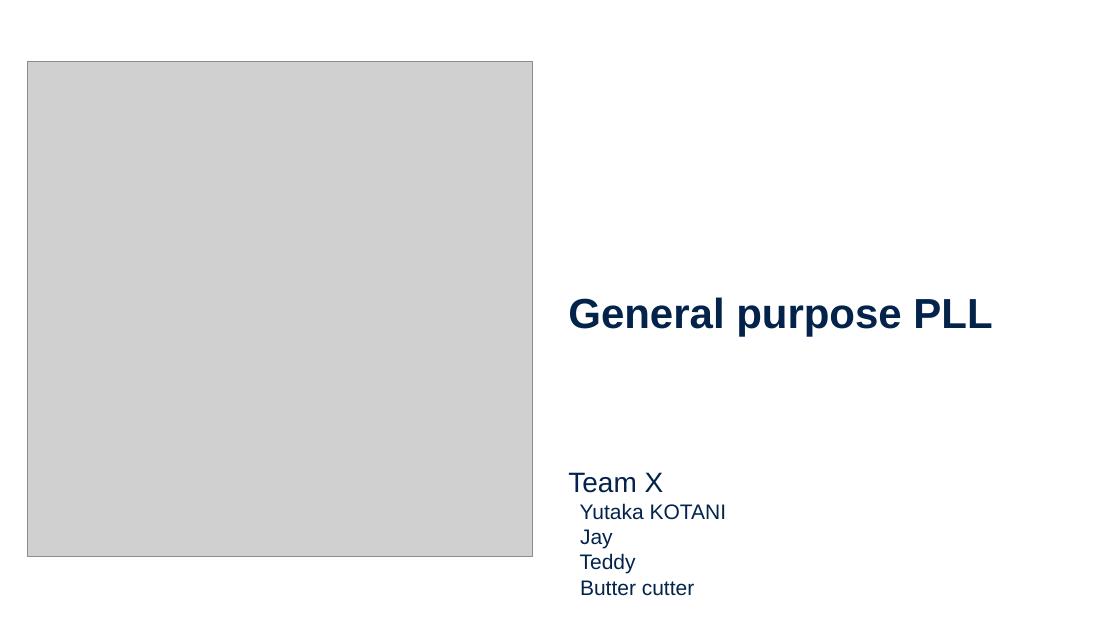
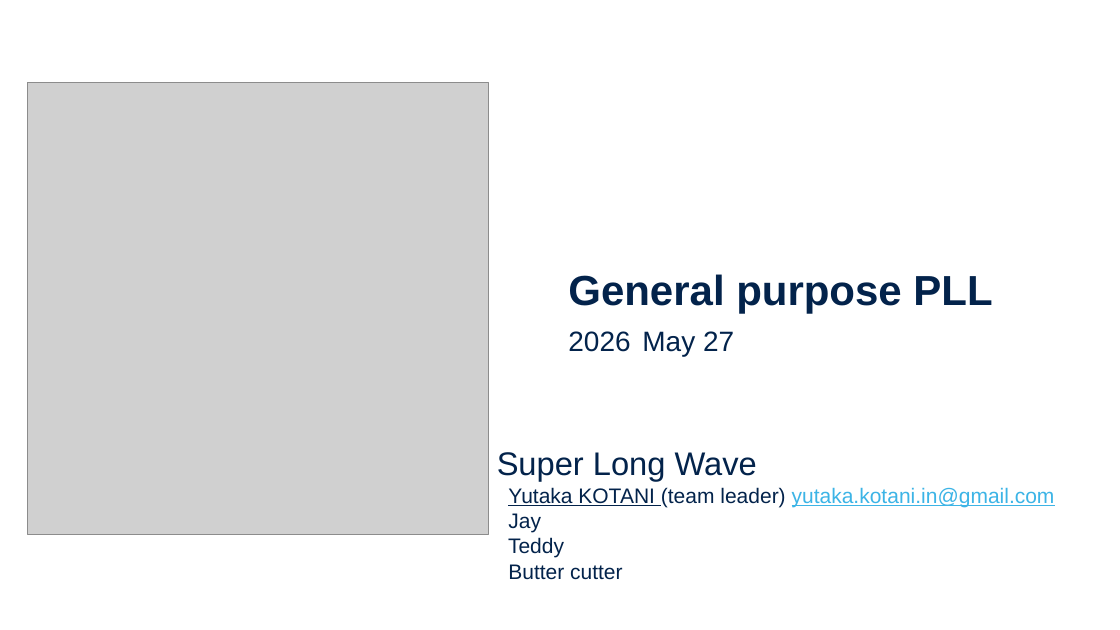
Before and after one commit to yutaka-kotani-stj/2026_sscs_gf180, a slide deck: slide 1 of proposal/proposal.pptx. Drawn at 1120x630 pixels with LibreOffice and Linux fonts; fonts in the diff are those of the drawing; grey boxes stand for pictures. Boxes give left, top, right and bottom in pixels: in the first picture for what was removed or moved away, otherwise in the second. Text is boxed around its words. In the diff, an @@ line names an element or a change of style, - is before the commit and + after.

```diff
--- a/proposal/proposal.pptx
+++ b/proposal/proposal.pptx
@@ picture: place and size @@
-picture at box(28, 61, 533, 556)
+picture at box(28, 82, 489, 534)
@@ title at box(568, 274, 992, 356): text changed @@
-General purpose PLL
+General purpose PLL
+2026 May 27
@@ subtitle at box(497, 452, 1055, 580): text changed @@
-Team X
-Yutaka KOTANI
-Jay
-Teddy
-Butter cutter
+Super Long Wave
+Yutaka KOTANI (team leader) yutaka.kotani.in@gmail.com
+Jay
+Teddy
+Butter cutter
```
Also in this commit, not shown: 7 other slides changed, 3 slides added, 1 slide removed.
